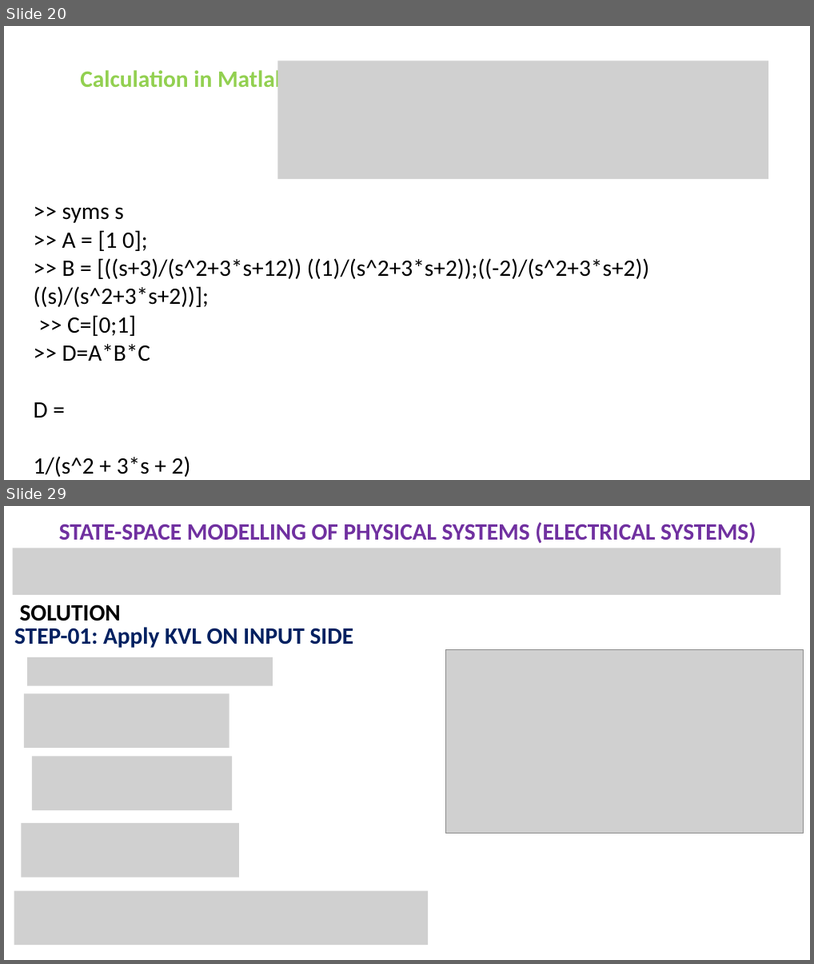
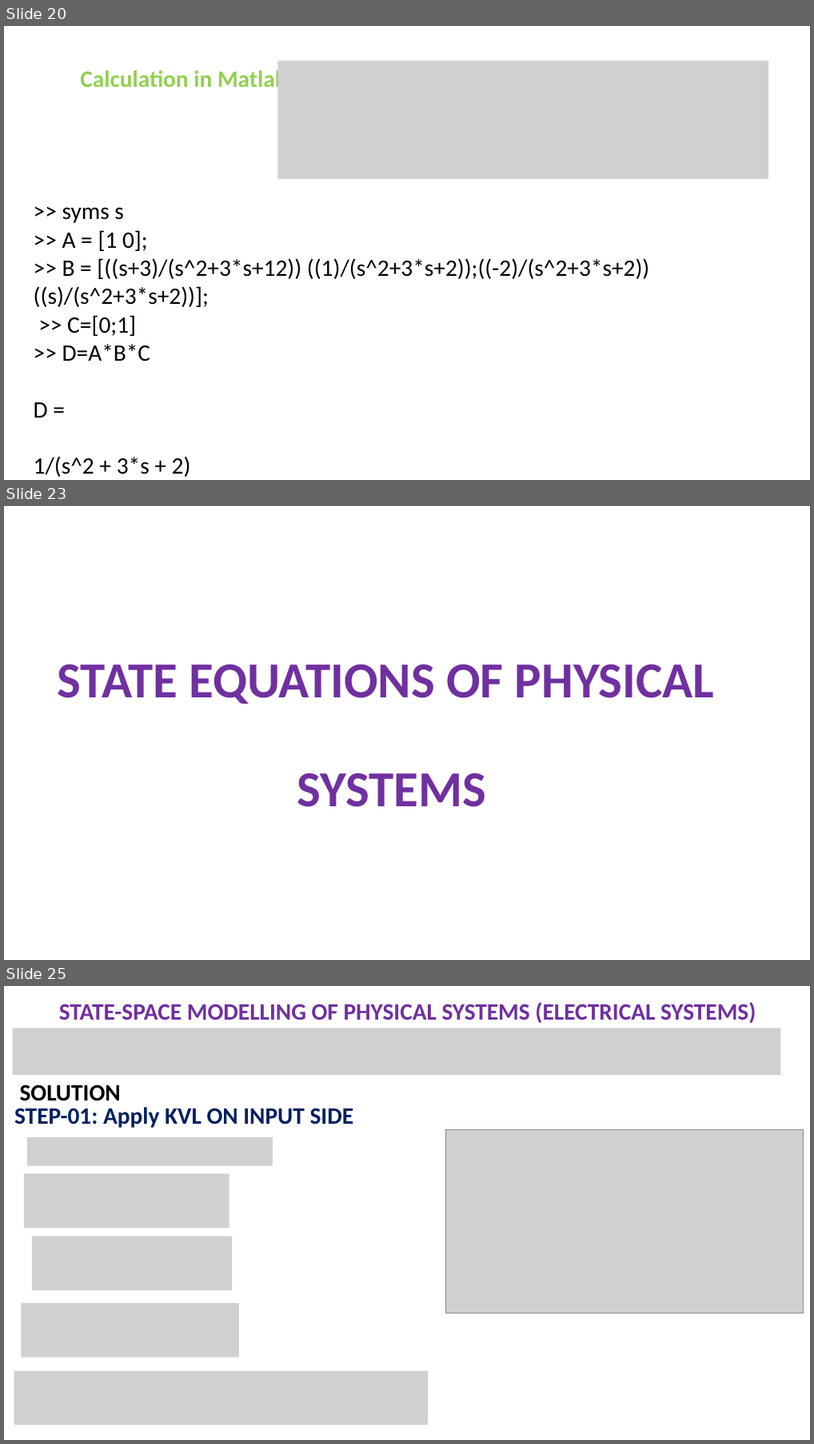
Before and after one commit to niazwazir/ADVANCED_CONTROL_SYSTEM, a slide deck: STATE SPACE REPRESENTATION_PART_01.pptx. Shown one above the other, each under a label of ours: slides 20 and 29 before the commit, slides 20, 23 and 25 after it; the slides between them are not shown. The pictures are 814x964 and 814x1444 pixels, drawn with LibreOffice and Linux fonts; fonts in the diff are those of the drawing; grey boxes stand for pictures. Boxes give left, top, right and bottom in pixels: in the first picture for what was removed or moved away, otherwise in the second. Text is boxed around its words. In the diff, an @@ line names an element or a change of style, - is before the commit and + after.

```diff
--- a/STATE SPACE REPRESENTATION_PART_01.pptx
+++ b/STATE SPACE REPRESENTATION_PART_01.pptx
@@ slide 23 added at <box>4,506,810,960</box>, background #FFFFFF @@
@@ title added at <box>58,664,715,807</box>, 60 pt, text #7030A0, bold @@
+STATE EQUATIONS OF PHYSICAL
+SYSTEMS
@@ what was slide 29 is now slide 25 @@
```
Also in this commit, not shown: 2 slides changed, 5 slides removed.
